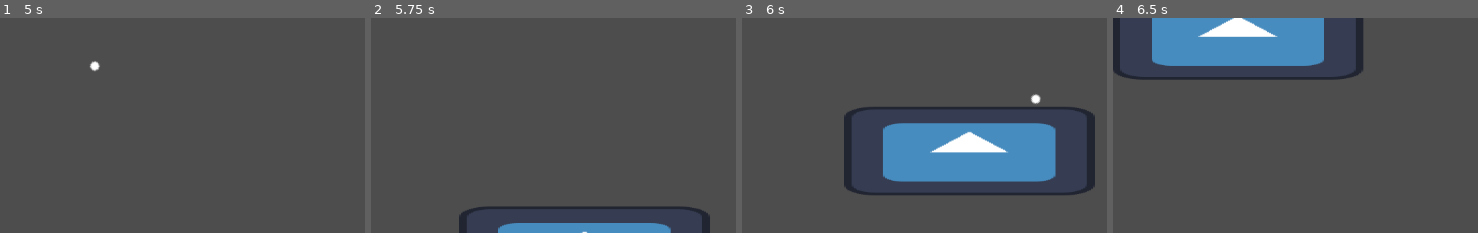
Above: before the commit, frames 1-4 (left to right).
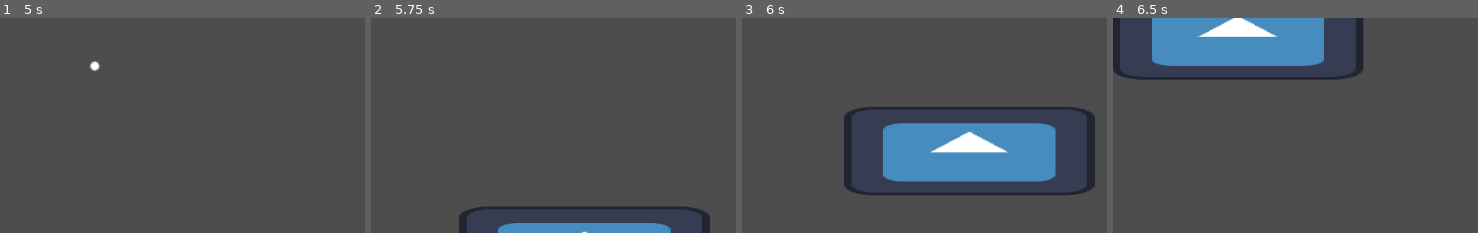
Above: after the commit, the same moments.

Repository: GabryelRangel/Codigo-de-Sangue
Game: Godot game, scene res://Scenes/game.tscn
Two runs of this game, one before a commit and one after it. Both use one fixed random seed, a clock stepped at 60 frames per second and the inputs below. The engine's default icon, where the game draws it, is replaced by a stand-in: a white triangle on a blue panel in a dark square.
Inputs (mouse positions are % of the whole screen's width and height, from its top left):
- Up to frame 1 (5 s): tap Enter at 0.5, 3.5 s; move the mouse to (79, 47) at 0.52 s; hold Right (ui_right) 0.53-1.28 s; click (79, 47) at 0.6 s; move the mouse to (33, 57) at 1.27 s; hold Down (ui_down) 1.28-2.03 s; click (33, 57) at 1.35 s; move the mouse to (66, 29) at 2.02 s; hold Right (ui_right) 2.03-2.78 s; click (66, 29) at 2.1 s; tap Space at 2.75, 4.25 s; move the mouse to (49, 73) at 2.77 s; hold Up (ui_up) 2.78-3.53 s; click (49, 73) at 2.85 s; move the mouse to (88, 68) at 3.52 s; hold Left (ui_left) from 3.53 s (still down); click (88, 68) at 3.6 s; move the mouse to (22, 36) at 4.27 s; click (22, 36) at 4.35 s
- Up to frame 2 (5.75 s): move the mouse to (60, 52) at 5.02 s; release Left (ui_left) at 5.03 s; hold Down (ui_down) from 5.03 s (still down); click (60, 52) at 5.1 s
- Up to frame 3 (6 s): move the mouse to (38, 26) at 5.77 s; release Down (ui_down) at 5.78 s; hold Right (ui_right) from 5.78 s (still down); click (38, 26) at 5.85 s
- Up to frame 4 (6.5 s): keep holding Right (ui_right)
The pictures show only the part of the screen within x 0-50%, y 0-50%; the shares and areas given below are measured in that part.

Frames 1-2 are identical in both runs. In frame 3, 0.1% of the frame differs, in the area x 79-82%, y 35-40%; in frame 4, nothing differs.

Commit message:
Despawn de bala
bala some na colisão e depois de 3 segundos viva

Diff:
--- a/Scenes/bullet.tscn
+++ b/Scenes/bullet.tscn
@@ -13,3 +13,17 @@
 
 [node name="CollisionShape2D" type="CollisionShape2D" parent="."]
 shape = SubResource("CircleShape2D_6afsh")
+disabled = true
+
+[node name="life" type="Timer" parent="."]
+wait_time = 3.0
+autostart = true
+
+[node name="Area2D" type="Area2D" parent="."]
+
+[node name="CollisionShape2D" type="CollisionShape2D" parent="Area2D"]
+shape = SubResource("CircleShape2D_6afsh")
+
+[connection signal="timeout" from="life" to="." method="_on_life_timeout"]
+[connection signal="body_entered" from="Area2D" to="." method="_on_area_2d_body_entered"]
+[connection signal="mouse_shape_entered" from="Area2D" to="." method="_on_area_2d_mouse_shape_entered"]
--- a/Scenes/game.tscn
+++ b/Scenes/game.tscn
@@ -7,6 +7,8 @@
 
 [node name="Area2D" parent="." instance=ExtResource("1_qxrlw")]
 position = Vector2(636, 482)
+collision_layer = 3
+collision_mask = 3
 
 [node name="Player" parent="." instance=ExtResource("1_ebmjs")]
 position = Vector2(577, 325)
--- a/Scenes/testeobjeto.tscn
+++ b/Scenes/testeobjeto.tscn
@@ -5,9 +5,13 @@
 [sub_resource type="RectangleShape2D" id="RectangleShape2D_0i0d8"]
 size = Vector2(340, 109.5)
 
-[node name="Area2D" type="Area2D"]
+[node name="Area2D" type="StaticBody2D"]
+light_mask = 3
+visibility_layer = 3
 
 [node name="Sprite2D" type="Sprite2D" parent="."]
+light_mask = 3
+visibility_layer = 3
 position = Vector2(-7.62939e-06, 0)
 scale = Vector2(2.82812, 1)
 texture = ExtResource("1_1ux1e")
--- a/Scripts/bullet.gd
+++ b/Scripts/bullet.gd
@@ -11,3 +11,11 @@
 func _physics_process(_delta):
 	velocity=Vector2(speed,0).rotated(dir)
 	move_and_slide()
+
+func _on_life_timeout():
+	print("morreu")
+	queue_free()
+
+func _on_area_2d_body_entered(body):
+	print("hit")
+	queue_free()
